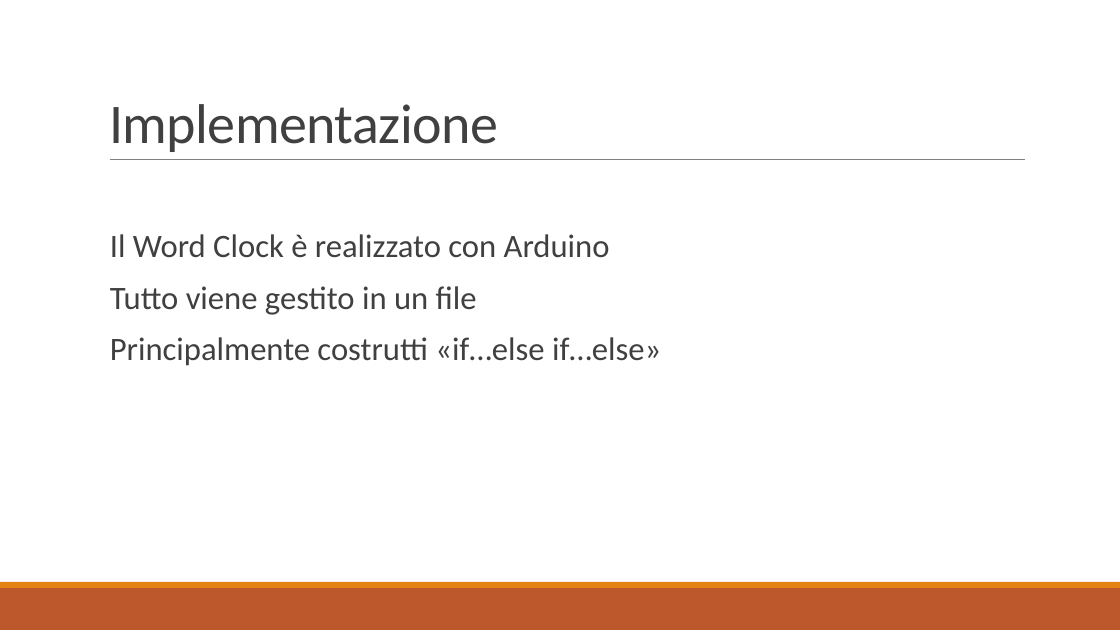
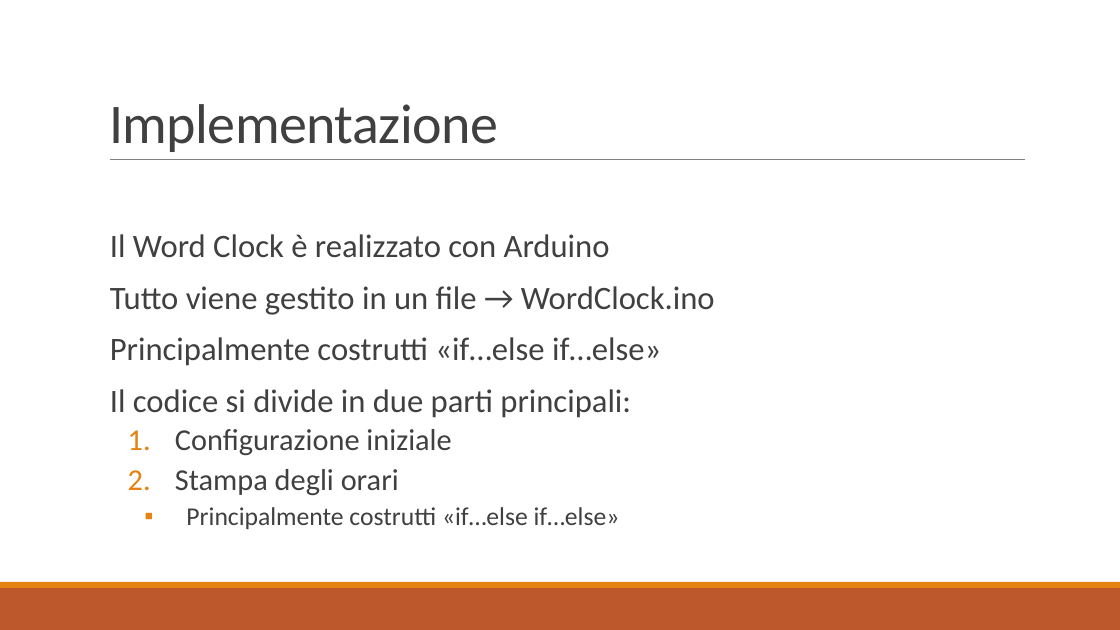
Before and after one commit to PaoloWeishaupt/Word-Clock, a slide deck: slide 9 of Presentazione/Presentazione_Word_Clock.pptx. Drawn at 1120x630 pixels with LibreOffice and Linux fonts; fonts in the diff are those of the drawing. Boxes give left, top, right and bottom in pixels: in the first picture for what was removed or moved away, otherwise in the second. Text is boxed around its words. In the diff, an @@ line names an element or a change of style, - is before the commit and + after.

```diff
--- a/Presentazione/Presentazione_Word_Clock.pptx
+++ b/Presentazione/Presentazione_Word_Clock.pptx
@@ text at [110,286,715,315]: text changed @@
-  Tutto viene gestito in un file
+  Tutto viene gestito in un file → WordClock.ino
@@ text at [110,389,631,529]: paragraphs added @@
+  Il codice si divide in due parti principali:
+  1. Configurazione iniziale
+  2. Stampa degli orari
+    ▪ Principalmente costrutti «if…else if…else»
```
Also in this commit, not shown: 2 other slides changed, 5 slides added, 1 slide removed.
